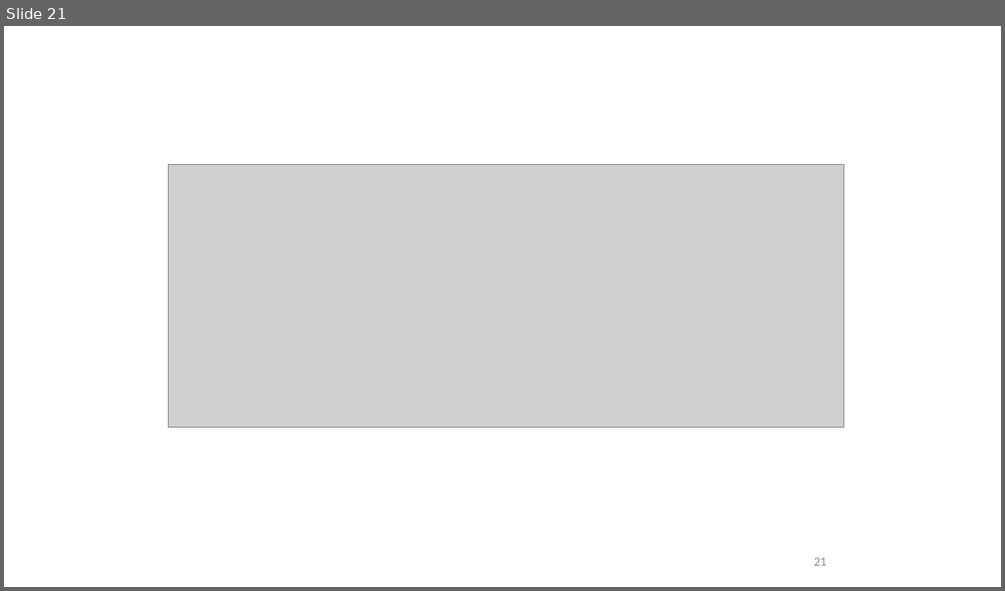
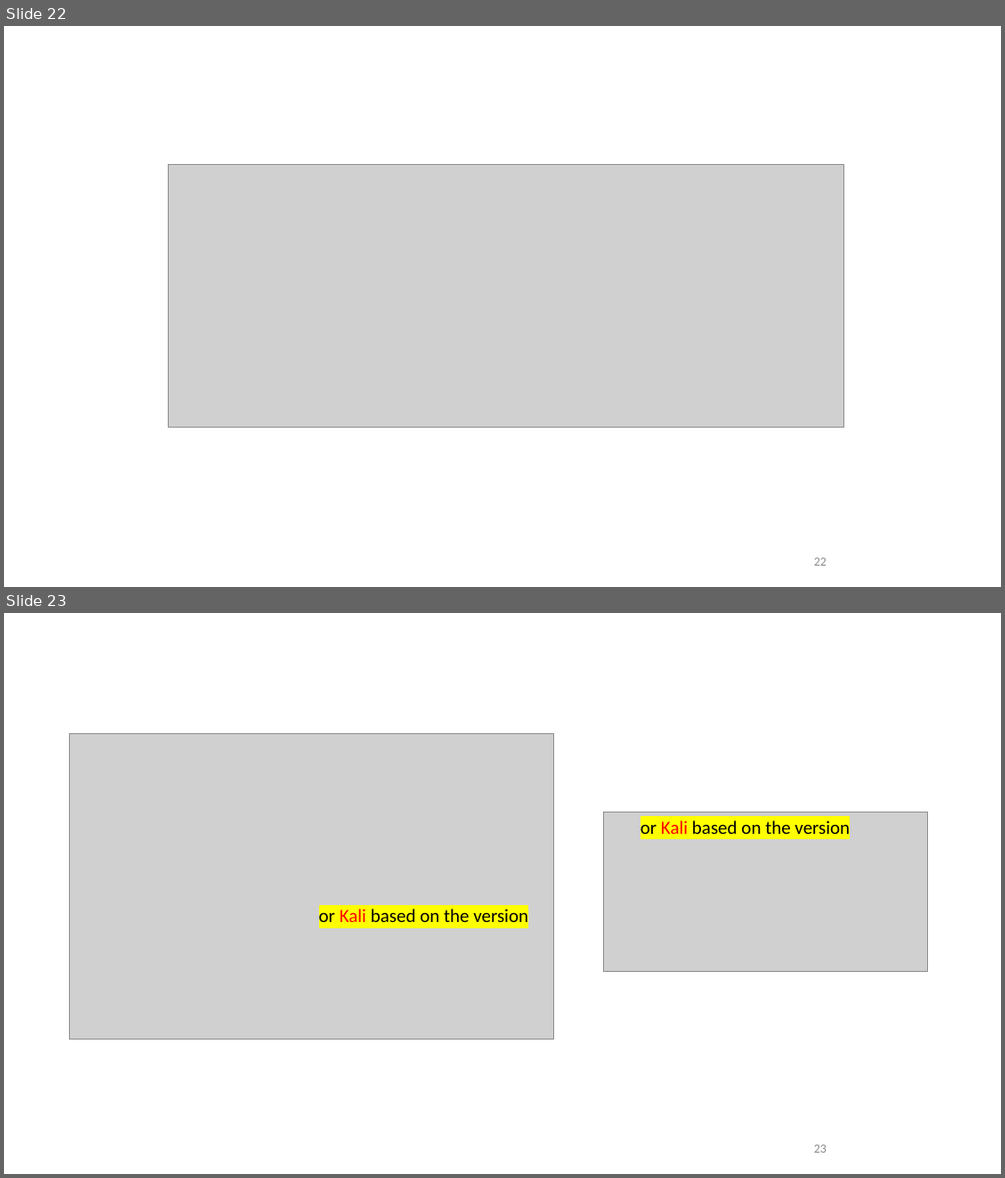
Before and after one commit to frankwxu/digital-forensics-lab, a slide deck: Basic_Computer_Skills_for_Forensics/7_USB_Image_Acquisition.pptx. Shown one above the other, each under a label of ours: slide 21 before the commit, slides 22 and 23 after it. The pictures are 1005x591 and 1005x1178 pixels, drawn with LibreOffice and Linux fonts; fonts in the diff are those of the drawing; grey boxes stand for pictures; background and template pictures are left out. Boxes give left, top, right and bottom in pixels: in the first picture for what was removed or moved away, otherwise in the second. Text is boxed around its words. In the diff, an @@ line names an element or a change of style, - is before the commit and + after.

```diff
--- a/Basic_Computer_Skills_for_Forensics/7_USB_Image_Acquisition.pptx
+++ b/Basic_Computer_Skills_for_Forensics/7_USB_Image_Acquisition.pptx
@@ slide 23 added at [4, 613, 1001, 1174], background #FFFFFF @@
@@ picture added at [70, 733, 554, 1038] @@
@@ picture added at [604, 811, 928, 971] @@
@@ text added at [640, 820, 850, 834], 18 pt, text #000000 @@
+or Kali based on the version
@@ text added at [319, 908, 528, 922], 18 pt, text #000000 @@
+or Kali based on the version
@@ page number added at [814, 1144, 826, 1152], 12 pt, text #8C8C8C @@
+23
@@ what was slide 21 is now slide 22 @@
@@ page number at [814, 557, 826, 565]: text changed @@
-21
+22
```
Also in this commit, not shown: 5 slides changed, 3 other slides added, 2 slides removed, 8 other files.
